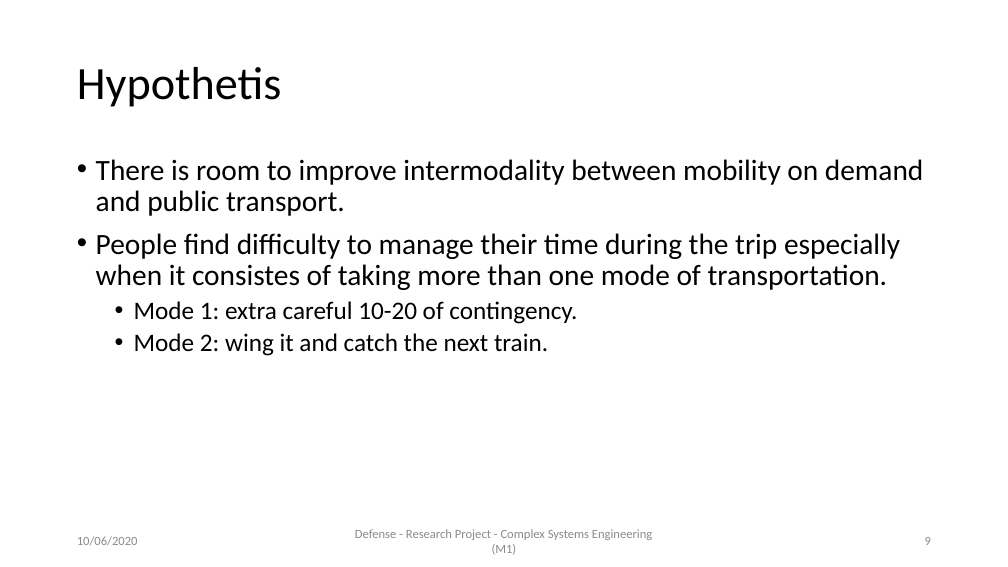
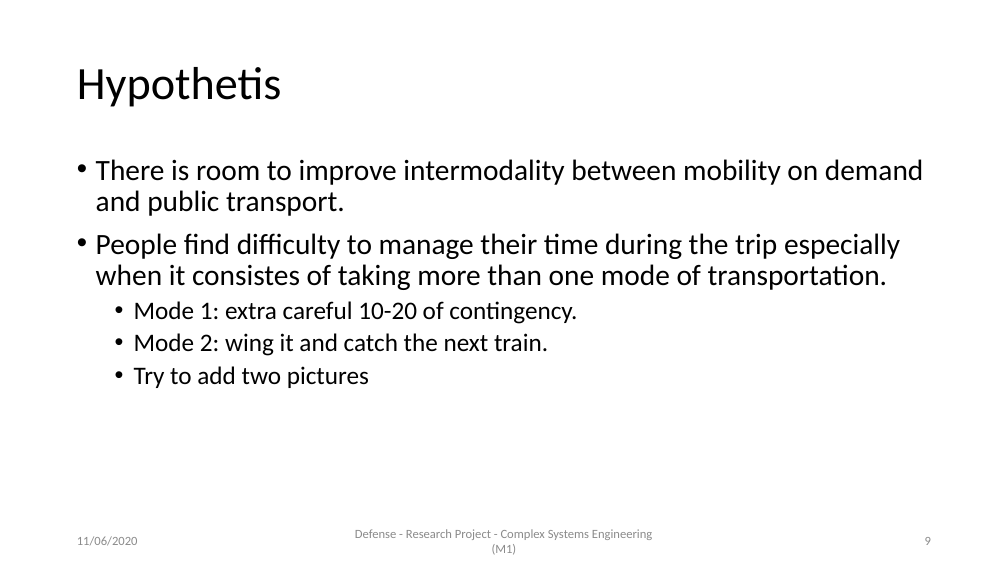
Before and after one commit to AymanABDELHAMID/OD_MTO_DARP, a slide deck: slide 9 of Presentation/presentation_AymanMahmoud.pptx. Drawn at 1008x567 pixels with LibreOffice and Linux fonts; fonts in the diff are those of the drawing. Boxes give left, top, right and bottom in pixels: in the first picture for what was removed or moved away, otherwise in the second. Text is boxed around its words. In the diff, an @@ line names an element or a change of style, - is before the commit and + after.

```diff
--- a/Presentation/presentation_AymanMahmoud.pptx
+++ b/Presentation/presentation_AymanMahmoud.pptx
@@ text at [134,366,369,388]: paragraph added @@
+  • Try to add two pictures
@@ text at [77,536,138,546]: text changed @@
-10/06/2020
+11/06/2020
```
Also in this commit, not shown: 27 other slides changed, 5 slides added, 4 other files.
